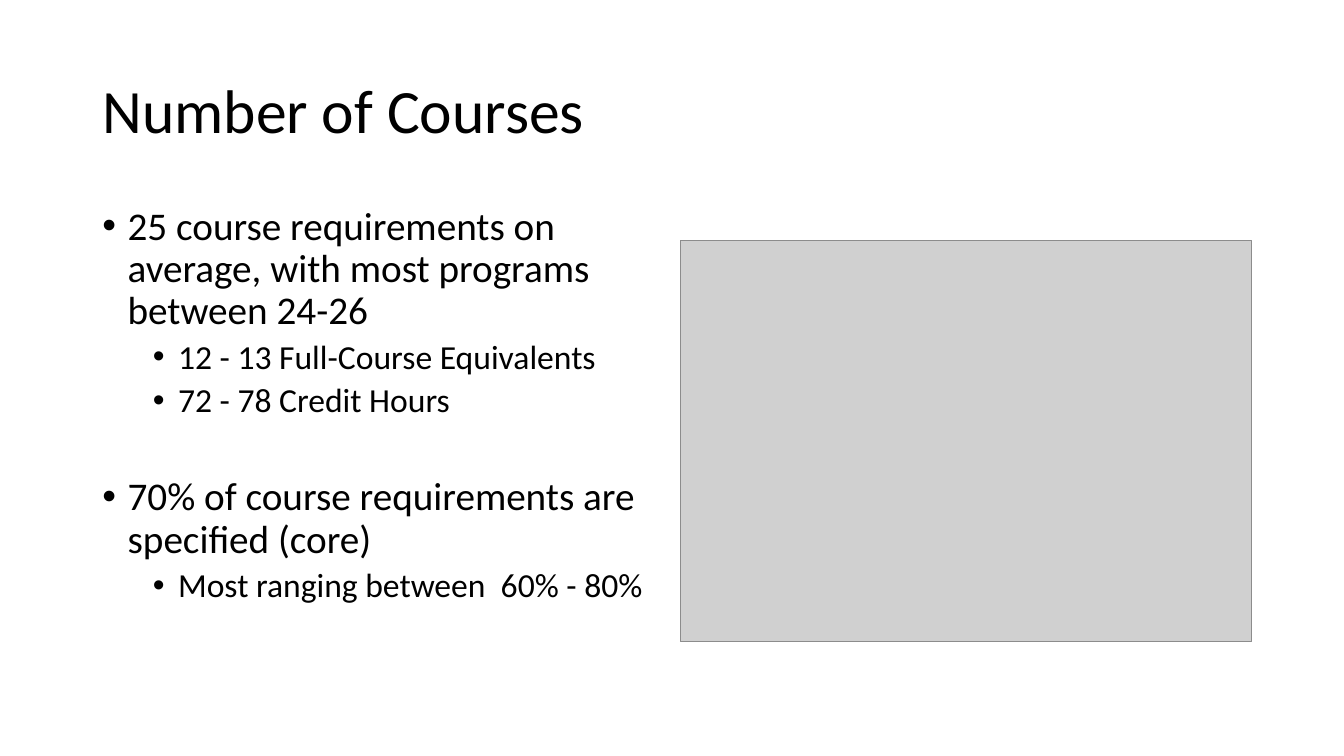
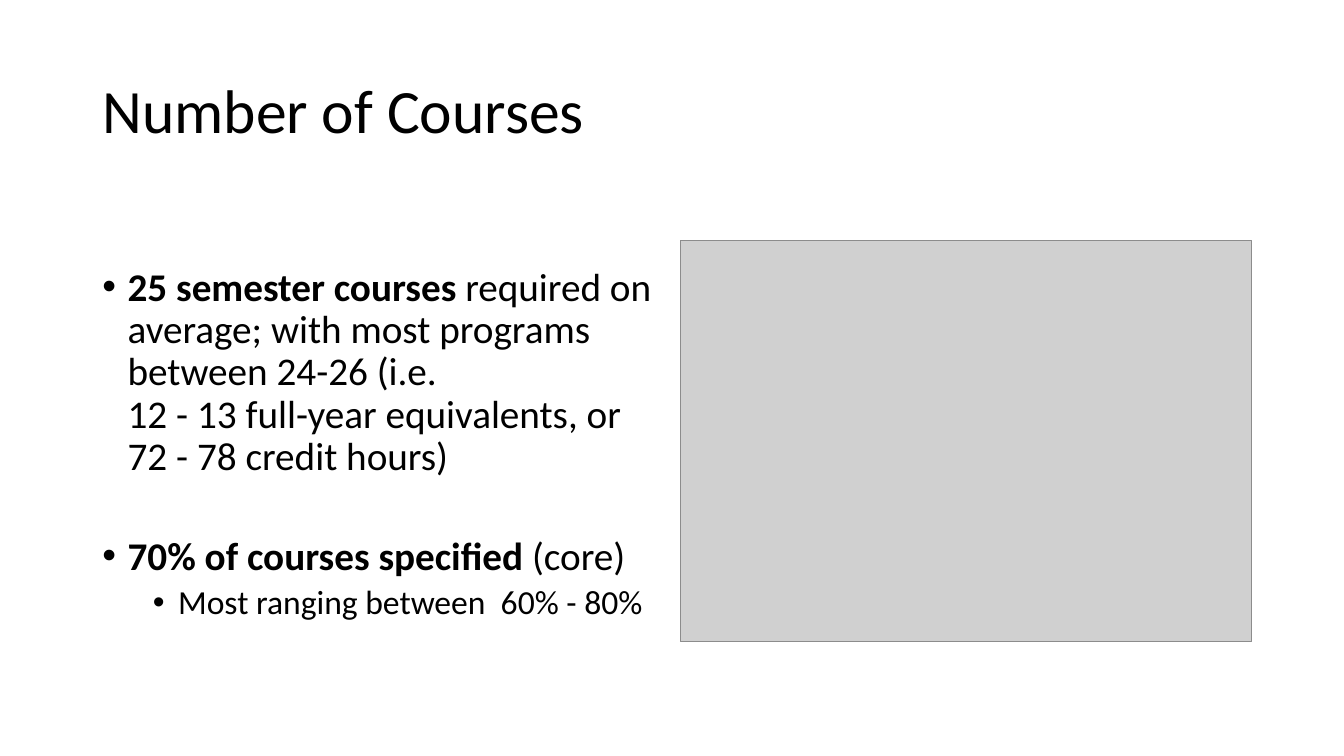
Before and after one commit to damouras/SoSC, a slide deck: slide 8 of Status fo Statistics Curricula.pptx (slide 7 before the commit). Drawn at 1344x756 pixels with LibreOffice and Linux fonts; fonts in the diff are those of the drawing; grey boxes stand for pictures. Boxes give left, top, right and bottom in pixels: in the first picture for what was removed or moved away, otherwise in the second. Text is boxed around its words. In the diff, an @@ line names an element or a change of style, - is before the commit and + after.

```diff
--- a/Status fo Statistics Curricula.pptx
+++ b/Status fo Statistics Curricula.pptx
@@ text at [128,273,651,576]: text changed @@
-• 25 course requirements on average, with most programs between 24-26
-  • 12 - 13 Full-Course Equivalents
-  • 72 - 78 Credit Hours
-• 70% of course requirements are specified (core)
+• 25 semester courses required on average; with most programs between 24-26 (i.e. 12 - 13 full-year equivalents, or 72 - 78 credit hours)
+• 70% of courses specified (core)
```
Also in this commit, not shown: 6 other slides changed, 3 slides added, 2 slides removed, 7 other files.
